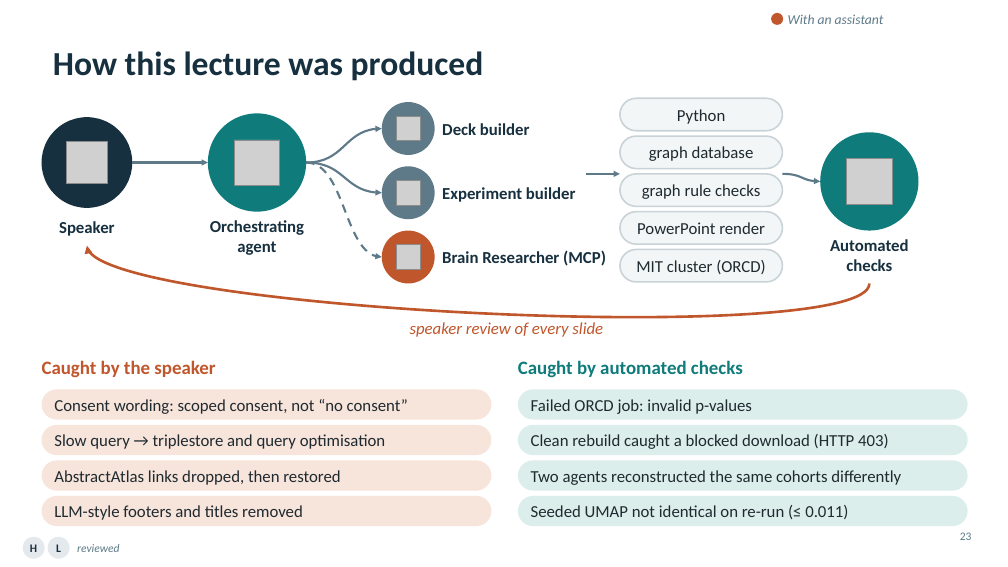
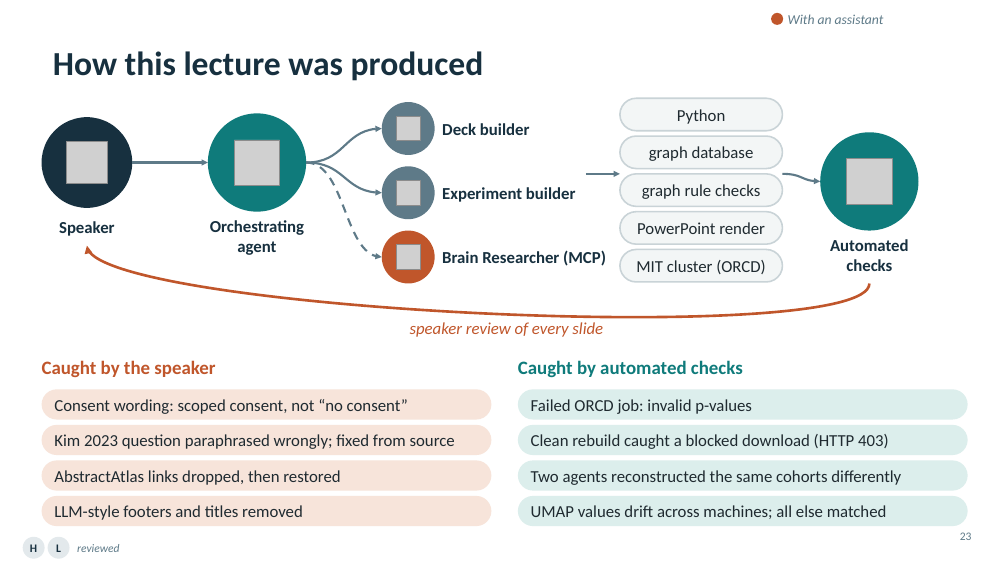
Before and after one commit to ReproNim/llm-workshop-kg, a slide deck: slide 23 of slides/Knowledge_Graphs_Skills_Neuroimaging_v4.pptx. Drawn at 1008x567 pixels with LibreOffice and Linux fonts; fonts in the diff are those of the drawing; grey boxes stand for pictures. Boxes give left, top, right and bottom in pixels: in the first picture for what was removed or moved away, otherwise in the second. Text is boxed around its words. In the diff, an @@ line names an element or a change of style, - is before the commit and + after.

```diff
--- a/slides/Knowledge_Graphs_Skills_Neuroimaging_v4.pptx
+++ b/slides/Knowledge_Graphs_Skills_Neuroimaging_v4.pptx
@@ text in rounded rectangle at bbox=[54, 434, 455, 449]: text changed @@
-Slow query → triplestore and query optimisation
+Kim 2023 question paraphrased wrongly; fixed from source
@@ text in rounded rectangle at bbox=[531, 505, 887, 519]: text changed @@
-Seeded UMAP not identical on re-run (≤ 0.011)
+UMAP values drift across machines; all else matched
```
Also in this commit, not shown: 53 other slides changed, 2 slides added, 2 slides removed, 1 other file.
